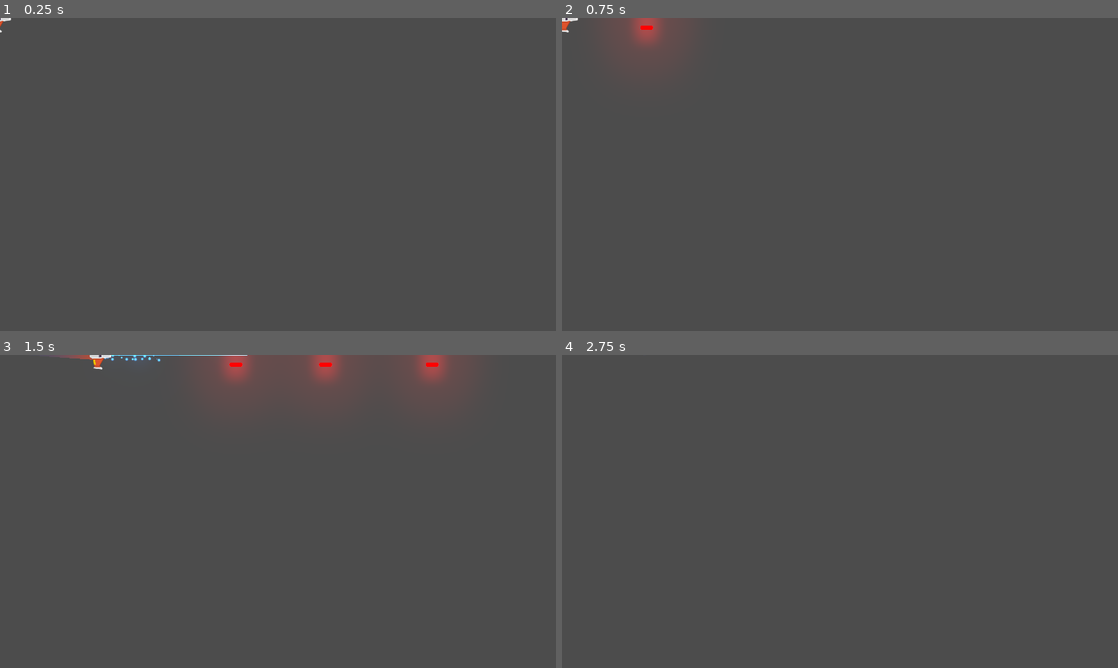
Above: before the commit, frames 1-4 (two rows, left to right).
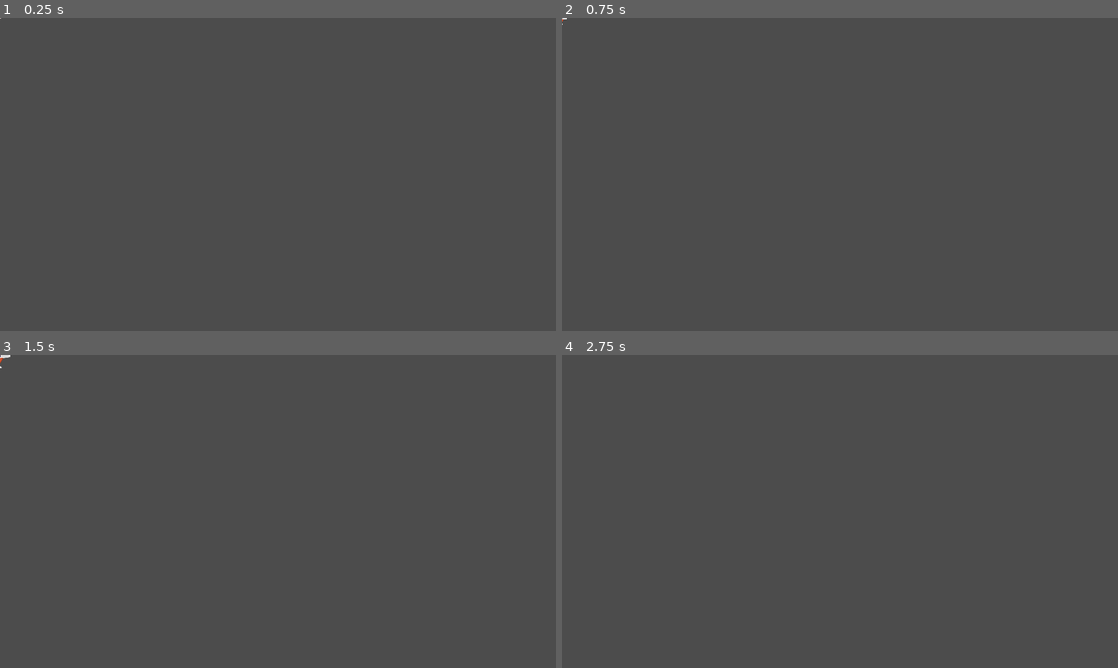
Above: after the commit, the same moments.

Repository: NicoNunez4598/Proyecto_Meteoritos_Juego
Game: Godot game, scene res://Juego/Niveles/NivelTest.tscn
Two runs of this game, one before a commit and one after it. Both use one fixed random seed, a clock stepped at 60 frames per second and the inputs below.
Inputs:
- Up to frame 1 (0.25 s): no input
- Up to frame 2 (0.75 s): tap Enter at 0.5 s; hold W (mover_adelante) from 0.53 s (still down); hold P (disparo_principal) from 0.53 s (still down)
- Up to frame 3 (1.5 s): release W (mover_adelante) at 1.28 s; release P (disparo_principal) at 1.28 s; hold S (mover_atras) from 1.28 s (still down); tap Space (disparo_secundario) at 1.35 s
- Up to frame 4 (2.75 s): release S (mover_atras) at 2.03 s; hold W (mover_adelante) from 2.03 s (still down); hold A (rotar_antihorario) from 2.03 s (still down)

The runs differ from the first frame. In frame 1, less than 0.1% of the frame differs, in the area x 0-2%, y 0-5%; in frame 2, 0.9%; in frame 3, 3.2%, in the area x 0-83%, y 0-12%; in frame 4, less than 0.1%.

Commit message:
Agregar Estados
Agregando:
*Estado Spawn

Diff:
--- a/Juego/Naves/Player/Player.gd
+++ b/Juego/Naves/Player/Player.gd
@@ -1,6 +1,9 @@
 #Player.gd
 class_name Player
 extends RigidBody2D
+
+## Enums
+enum ESTADO {SPAWN, VIVO, MUERTO, INVENCIBLE}
 
 ## Atributos Export
 export var potencia_motor:int = 20
@@ -10,15 +13,23 @@
 ## Atributos
 var empuje:Vector2 = Vector2.ZERO
 var dir_rotacion:int = 0
+var estado_actual:int = ESTADO.SPAWN
 
 ## Atributos Onready
 onready var canion:Canion = $Canion
 onready var laser:RayoLaser = $LaserBeam2D
 onready var estela:Estela = $EstelaPuntoDeInicio/Trail2D
 onready var motor_sfx:Motor = $MotorSFX
+onready var colisionador:CollisionShape2D = $CollisionShape2D
 
 ## Metodos
+func _ready() -> void:
+	controlador_estados(estado_actual)
+
 func _unhandled_input(event: InputEvent) -> void:
+	if not esta_input_activo():
+		return
+
 	#Disparo Laser
 	if event.is_action_pressed("disparo_secundario"):
 		laser.set_is_casting(true)
@@ -46,6 +57,9 @@
 
 ## Metodos Custom
 func player_input() -> void:
+	if not esta_input_activo():
+		return
+
 	# Empuje
 	empuje = Vector2.ZERO
 	if Input.is_action_pressed("mover_adelante"):
@@ -67,6 +81,30 @@
 	if Input.is_action_just_released("disparo_principal"):
 		canion.set_esta_disparando(false)
 
+func controlador_estados(nuevo_estado:int) -> void:
+	match nuevo_estado:
+		ESTADO.SPAWN:
+			colisionador.set_deferred("disabled", true)
+			canion.set_puede_disparar(false)
+		ESTADO.VIVO:
+			colisionador.set_deferred("disabled", false)
+			canion.set_puede_disparar(true)
+		ESTADO.INVENCIBLE:
+			colisionador.set_deferred("disabled", true)
+		ESTADO.MUERTO:
+			colisionador.set_deferred("disabled", true)
+			canion.set_puede_disparar(true)
+			queue_free()
+		_:
+			printerr("Error de Estado")
+	estado_actual = nuevo_estado
 
-func _ready():
-	pass # Replace with function body.
+func esta_input_activo() -> bool:
+	if estado_actual in [ESTADO.MUERTO, ESTADO.SPAWN]:
+		return false
+	return true
+
+## Señales Internas
+func _on_AnimationPlayer_animation_finished(anim_name: String) -> void:
+	if anim_name == "Spawn":
+		controlador_estados(ESTADO.VIVO)
--- a/Juego/Naves/Player/Player.tscn
+++ b/Juego/Naves/Player/Player.tscn
@@ -10,6 +10,22 @@
 
 [sub_resource type="CircleShape2D" id=1]
 radius = 38.6663
+
+[sub_resource type="Animation" id=2]
+resource_name = "Spawn"
+length = 1.6
+tracks/0/type = "value"
+tracks/0/path = NodePath("Sprite:scale")
+tracks/0/interp = 1
+tracks/0/loop_wrap = true
+tracks/0/imported = false
+tracks/0/enabled = true
+tracks/0/keys = {
+"times": PoolRealArray( 0, 0.4, 0.401, 0.8, 1.2, 1.6 ),
+"transitions": PoolRealArray( 1, 1, 1, 1, 1, 1 ),
+"update": 0,
+"values": [ Vector2( 1e-05, 1e-05 ), Vector2( 0.2, 0.2 ), Vector2( 0.25, 0.25 ), Vector2( 0.5, 0.5 ), Vector2( 0.75, 0.75 ), Vector2( 1, 1 ) ]
+}
 
 [node name="Player" type="RigidBody2D"]
 z_index = 50
@@ -47,4 +63,10 @@
 
 [node name="MotorSFX" parent="." instance=ExtResource( 7 )]
 
+[node name="AnimationPlayer" type="AnimationPlayer" parent="."]
+autoplay = "Spawn"
+anims/Spawn = SubResource( 2 )
+
+[connection signal="animation_finished" from="AnimationPlayer" to="." method="_on_AnimationPlayer_animation_finished"]
+
 [editable path="Canion"]
--- a/Juego/Proyectiles/Canion.gd
+++ b/Juego/Proyectiles/Canion.gd
@@ -13,6 +13,7 @@
 onready var disparo_sfx:AudioStreamPlayer2D = $DispadoSFX
 onready var esta_enfriado:bool = true
 onready var esta_disparando:bool = false setget set_esta_disparando
+onready var puede_disparar:bool = false setget set_puede_disparar
 
 ## Atributos
 var puntos_disparo:Array = []
@@ -20,6 +21,9 @@
 ## Setters y Getters
 func set_esta_disparando(disparando: bool) -> void:
 	esta_disparando = disparando
+
+func set_puede_disparar(duenio_puede:bool) -> void:
+	puede_disparar = duenio_puede
 
 ## Metodos
 func _ready() -> void:
--- a/Juego/Proyectiles/Laser/LaserBeam2D.gd
+++ b/Juego/Proyectiles/Laser/LaserBeam2D.gd
@@ -75,7 +75,7 @@
 func appear() -> void:
 	if tween.is_active():
 		tween.stop_all()
-	tween.interpolate_property(fill, "width", 0, line_width, growth_time * 2)
+	tween.interpolate_property(fill, "width", 0, line_width, growth_time)
 	tween.start()
 
 
Not shown: 1 places in Juego/Naves/Player/Player.tscn that only renumber resources
